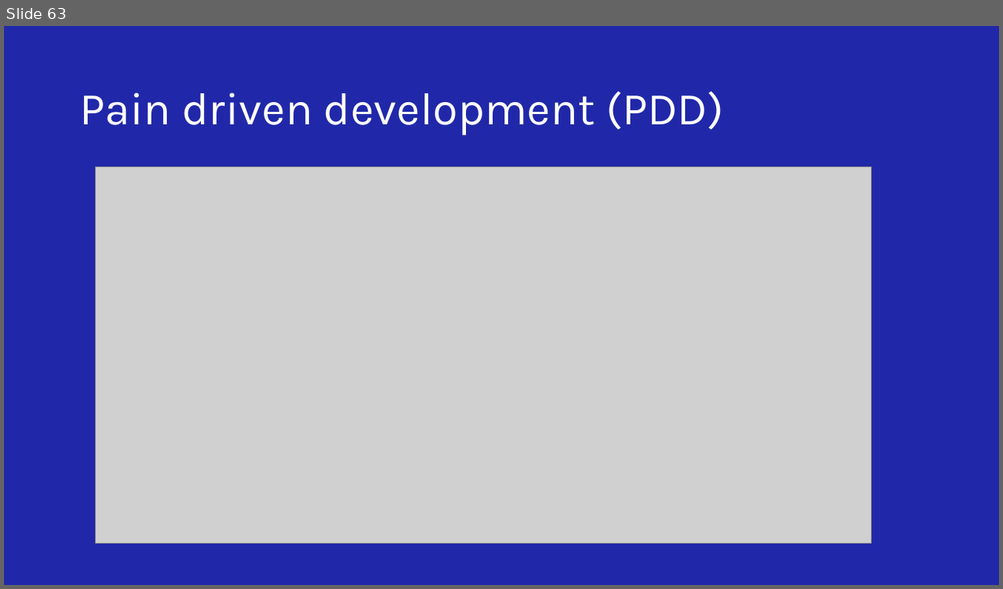
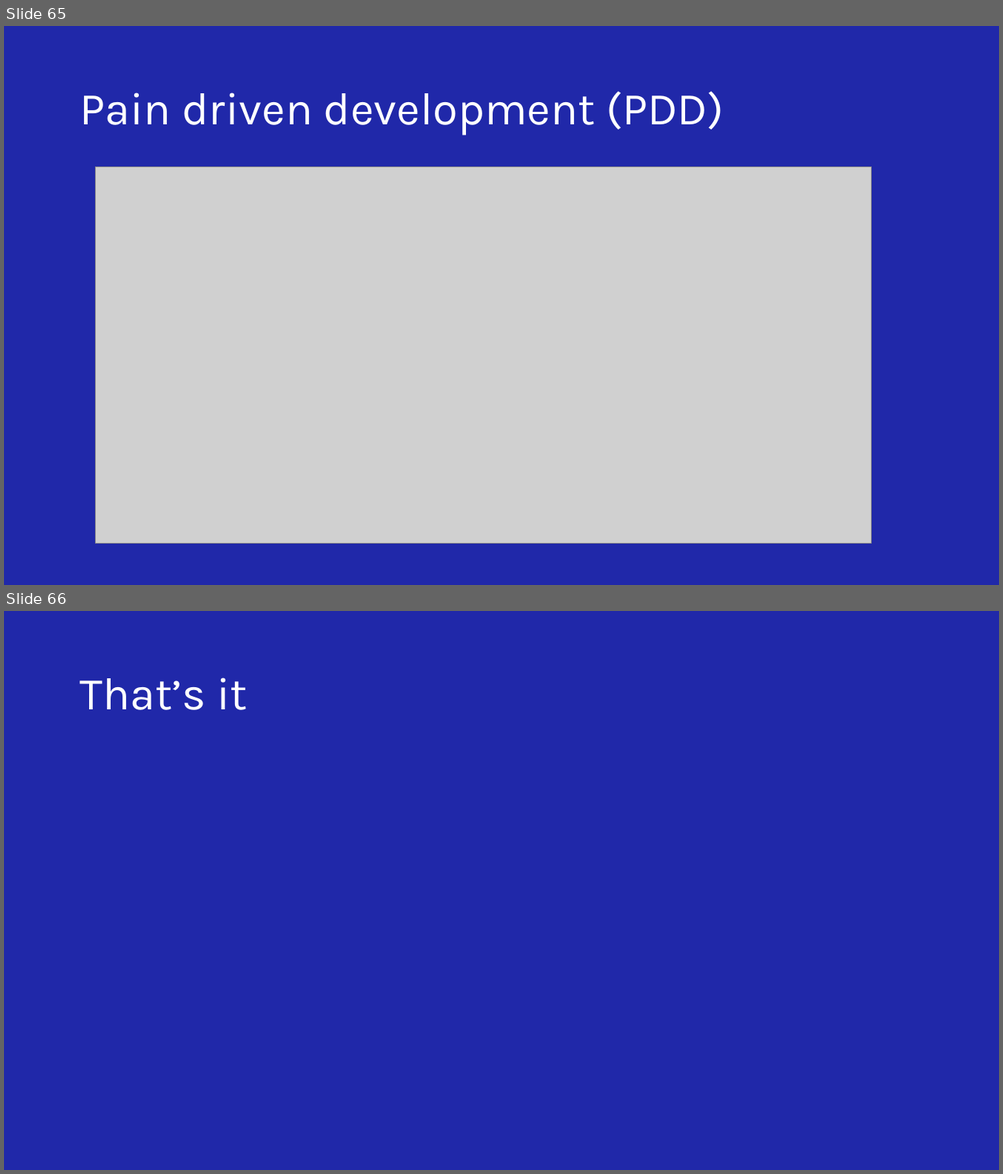
Before and after one commit to NickDekker/SOLID-GRASP, a slide deck: Presentatie/SOLID-Grasp-training.pptx. Shown one above the other, each under a label of ours: slide 63 before the commit, slides 65 and 66 after it. The pictures are 1003x589 and 1003x1174 pixels, drawn with LibreOffice and Linux fonts; fonts in the diff are those of the drawing; grey boxes stand for pictures; background and template pictures are left out. Boxes give left, top, right and bottom in pixels: in the first picture for what was removed or moved away, otherwise in the second. Text is boxed around its words. In the diff, an @@ line names an element or a change of style, - is before the commit and + after.

```diff
--- a/Presentatie/SOLID-Grasp-training.pptx
+++ b/Presentatie/SOLID-Grasp-training.pptx
@@ slide 66 added at box(4, 611, 999, 1170), background #2028A9 @@
@@ title added at box(79, 678, 247, 710), 44 pt, text #FFFFFF @@
+That’s it
@@ what was slide 63 is now slide 65 @@
```
Also in this commit, not shown: 5 slides changed, 6 other slides added, 4 slides removed.
